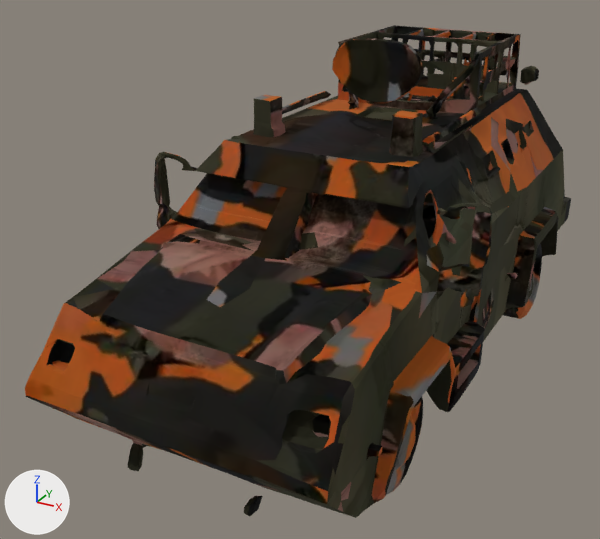
An edit to the glTF model assets/fp/cdn/0330ae28-3a12-4a15-aba7-11f2f3edf6c0.glb, drawn before and after from the same camera.
Both versions are drawn from a camera (50 mm lens) standing at (0.479, -1.066, 0.42) and looking at (-0.065, -0.076, -0.075). Arrows for +X, +Y and +Z are at lower left; the lights stay in place. The picture after the commit comes second. Where no turn or scale is listed for an object, it has been applied to the vertices.

Names of what the first picture shows: 'geometry_0'.
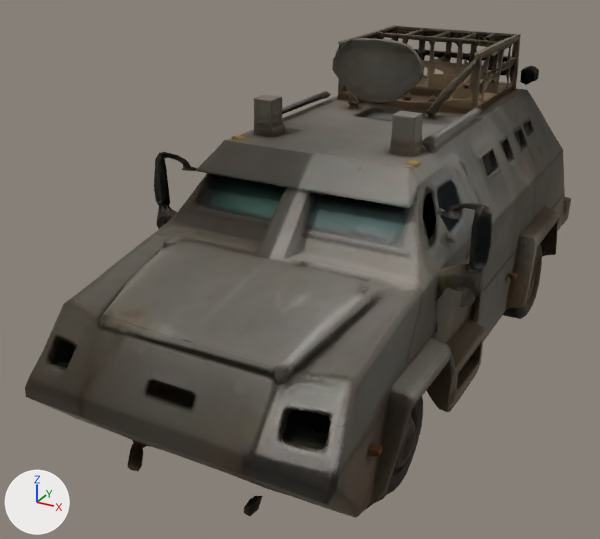
Pixel boxes (x1, y1, x2, y2) of what changed, in the pictures (600 x 539 px):
```json
{"object": "geometry_0", "change": "surface changed", "before": [25, 25, 571, 518], "after": [25, 25, 571, 518]}
```

The change, as JSON lines over the scene's bpy script:
```json
{"op": "add", "block": "img_image_0", "code": ["img_image_0 = load_image('Image_0', '_unpacked/Image_0', 1024, 1024, 'sRGB')"]}
{"op": "set", "path": "mat_material_0.texture", "old": "img_basecolor_webp", "new": "img_image_0"}
```
